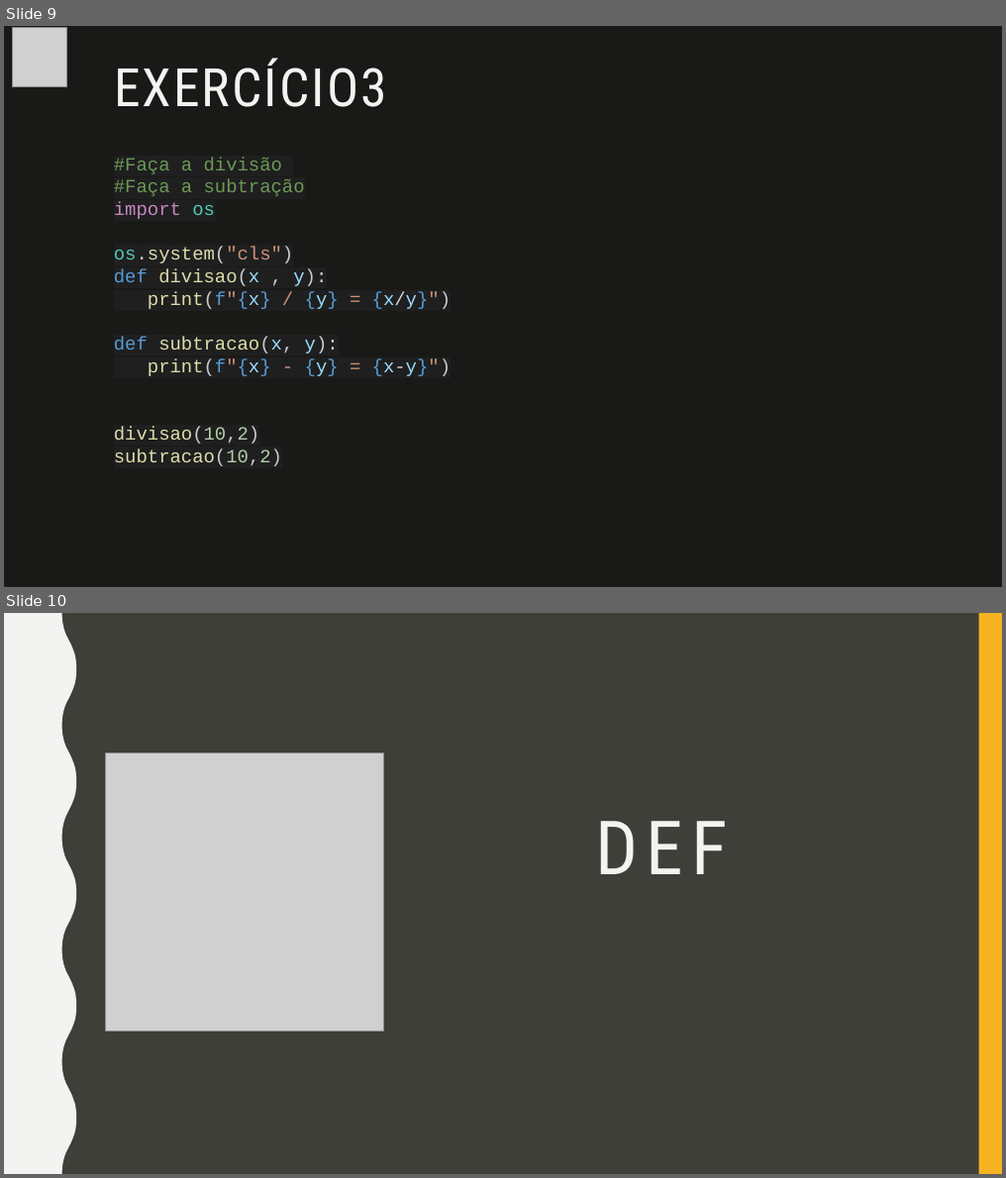
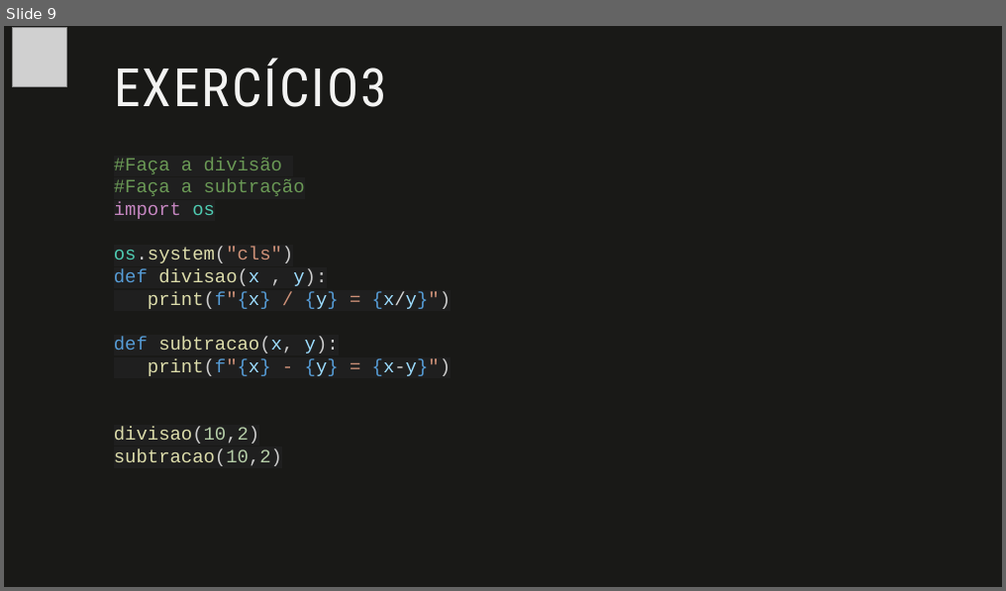
Before and after one commit to fabio-sudo/PythonCurso, a slide deck: Python_Dev/Python Intermediário/Material Python/1- Funções em Python.pptx. Shown one above the other, each under a label of ours: slides 9 and 10 before the commit, slide 9 after it. The pictures are 1006x1178 and 1006x591 pixels, drawn with LibreOffice and Linux fonts; fonts in the diff are those of the drawing; grey boxes stand for pictures. Boxes give left, top, right and bottom in pixels: in the first picture for what was removed or moved away, otherwise in the second. Text is boxed around its words. In the diff, an @@ line names an element or a change of style, - is before the commit and + after.

```diff
--- a/Python_Dev/Python Intermediário/Material Python/1- Funções em Python.pptx
+++ b/Python_Dev/Python Intermediário/Material Python/1- Funções em Python.pptx
@@ slide 10 removed at [4, 613, 1002, 1174], background #3F3F3A @@
@@ rectangle removed at [4, 613, 27, 1174] @@
@@ rectangle removed at [4, 613, 1002, 1174] @@
@@ freeform shape removed at [4, 613, 76, 1174] @@
@@ rectangle removed at [979, 613, 1002, 1174] @@
@@ picture removed at [106, 753, 384, 1032] @@
@@ title removed at [595, 821, 728, 874] @@
-DEF
```
Also in this commit, not shown: 7 slides added, 3 other files.
